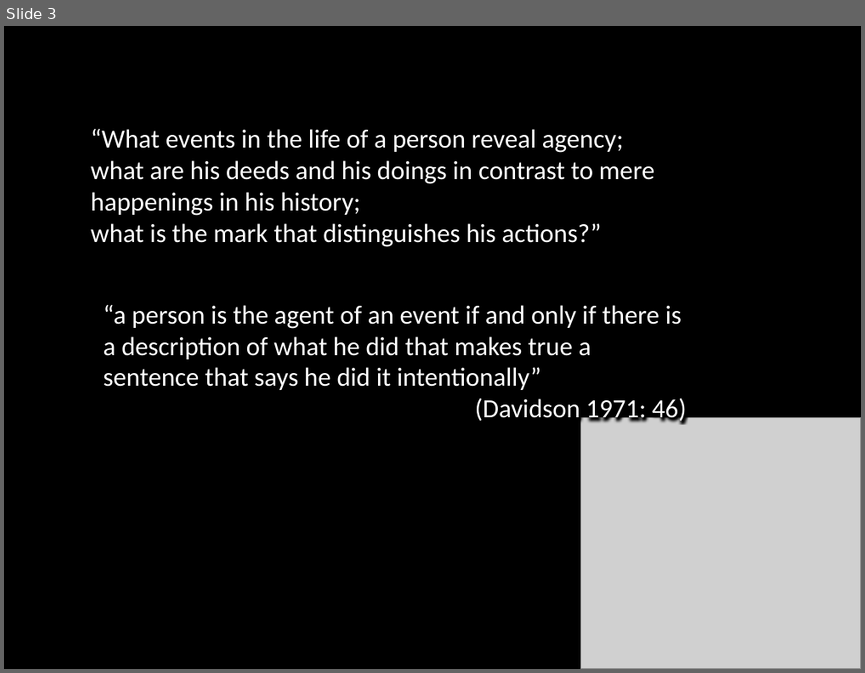
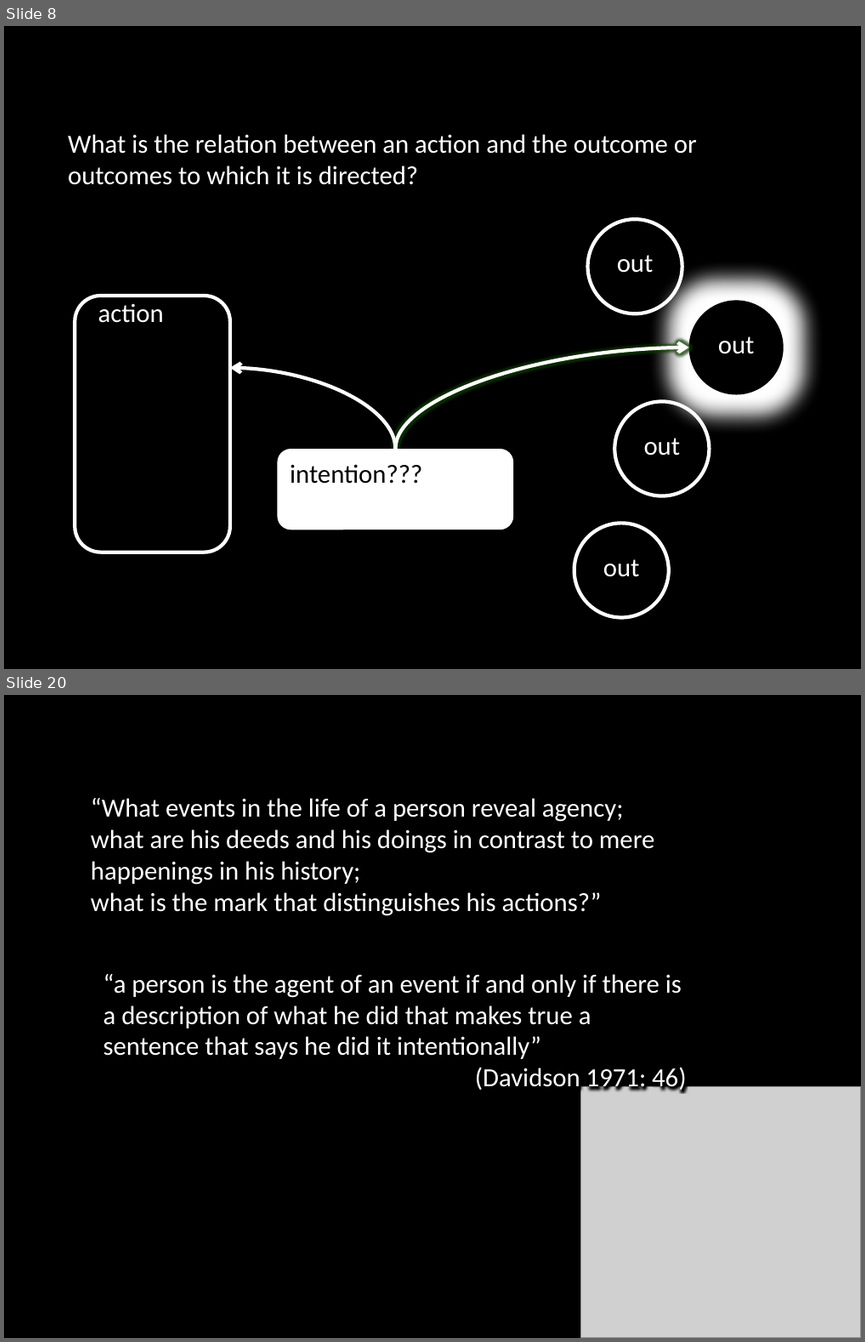
Before and after one commit to butterfill/lecture_mindreading_joint_action_philosophical_tools, a slide deck: lecture05 actions intentions goals/lecture05.ppt.pptx. Shown one above the other, each under a label of ours: slide 3 before the commit, slides 8 and 20 after it; the slides between them are not shown. The pictures are 865x673 and 865x1342 pixels, drawn with LibreOffice and Linux fonts; fonts in the diff are those of the drawing; grey boxes stand for pictures. Boxes give left, top, right and bottom in pixels: in the first picture for what was removed or moved away, otherwise in the second. Text is boxed around its words. In the diff, an @@ line names an element or a change of style, - is before the commit and + after.

```diff
--- a/lecture05 actions intentions goals/lecture05.ppt.pptx
+++ b/lecture05 actions intentions goals/lecture05.ppt.pptx
@@ slide 8 added at (4, 26, 861, 669), background #000000 @@
@@ text added at (68, 134, 697, 185), 22 pt, text #FFFFFF @@
+What is the relation between an action and the outcome or outcomes to which it is directed?
@@ ellipse added at (587, 219, 681, 313), outline #FFFFFF 3 pt, 22 pt, text #FFFFFF @@
+out
@@ ellipse added at (75, 272, 188, 340), 22 pt, text #FFFFFF @@
+action
@@ rounded rectangle added at (75, 295, 230, 551), fill #000000, outline #FFFFFF 3 pt @@
@@ ellipse added at (688, 301, 783, 394), fill #000000, 22 pt, text #FFFFFF @@
+out
@@ ellipse added at (136, 321, 230, 415), outline #FFFFFF 3 pt @@
@@ curved arrow added from (396, 448) to (688, 347), #FFFFFF 3 pt @@
@@ curved arrow added from (396, 448) to (230, 368), #FFFFFF 3 pt @@
@@ ellipse added at (615, 402, 710, 495), outline #FFFFFF 3 pt, 22 pt, text #FFFFFF @@
+out
@@ rounded rectangle added at (278, 448, 514, 529), fill #FFFFFF, 22 pt, text #000000 @@
+intention???
@@ ellipse added at (574, 523, 668, 618), outline #FFFFFF 3 pt, 22 pt, text #FFFFFF @@
+out
@@ what was slide 3 is now slide 20 @@
```
Also in this commit, not shown: 2 slides changed, 17 other slides added, 2 other files.
